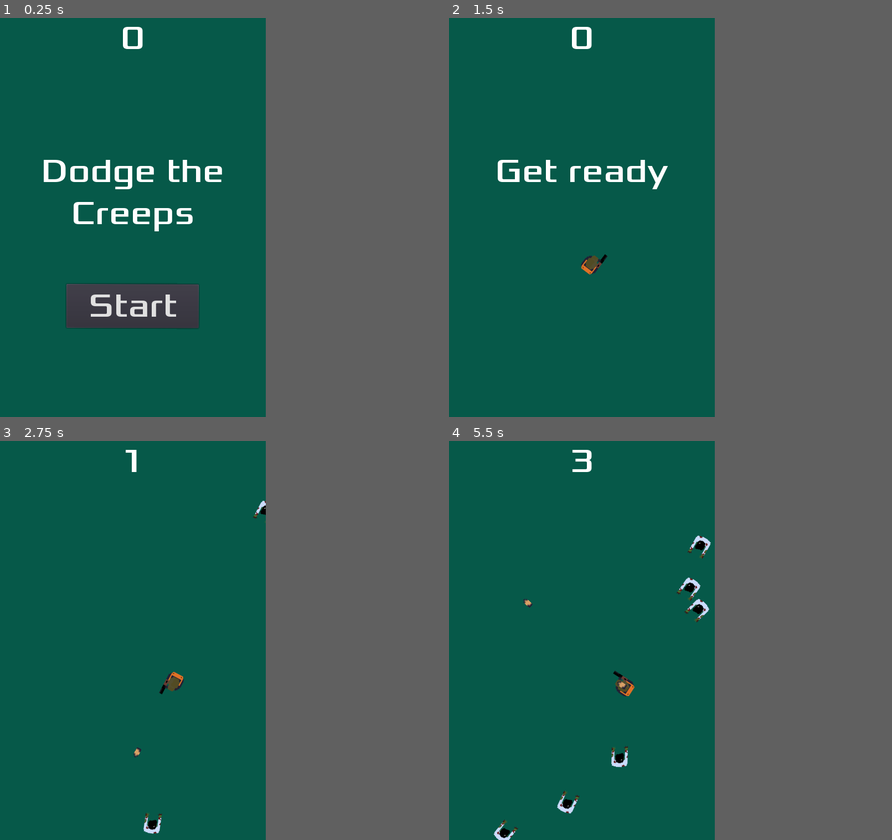
Above: before the commit, frames 1-4 (two rows, left to right).
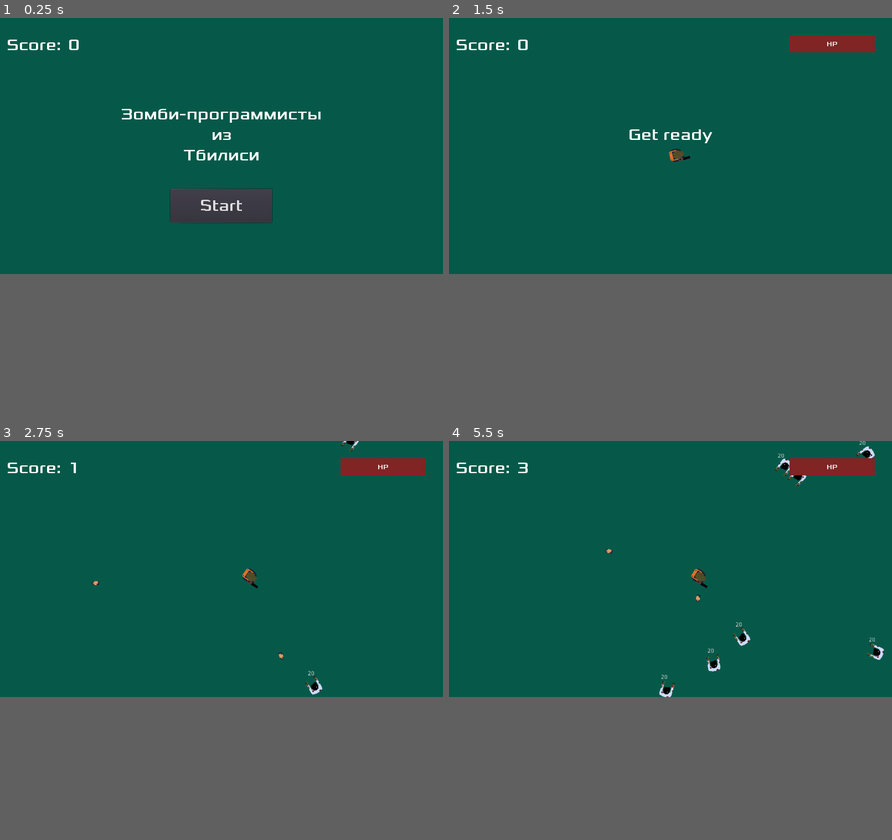
Above: after the commit, the same moments.

Repository: redisotschek/GL-TbilisiZombies
Game: Godot game, scene res://Main.tscn
Two runs of this game, one before a commit and one after it. Both use one fixed random seed, a clock stepped at 60 frames per second and the inputs below.
Inputs (mouse positions are in pixels of both pictures, inside the frame that each line leads up to):
- Up to frame 1 (0.25 s): no input
- Up to frame 2 (1.5 s): click "Start" at 0.5 s; tap Enter at 1.25 s; move the mouse to (639, 197) at 1.27 s; hold D (move_right) from 1.28 s (still down); click (639, 197) at 1.42 s
- Up to frame 3 (2.75 s): release D (move_right) at 2 s; drag from (79, 660) to (168, 688) at 2.02 s
- Up to frame 4 (5.5 s): move the mouse to (608, 552) at 2.77 s; hold D (move_right) 2.78-3.5 s; click (608, 552) at 2.92 s; drag from (568, 720) to (502, 580) at 3.52 s; move the mouse to (661, 700) at 4.27 s; hold A (move_left) 4.28-5 s; click (661, 700) at 4.42 s; drag from (502, 580) to (617, 684) at 5.02 s
In our replay, the window is 480x720 before the commit and 800x462 after it. These sizes can differ from the game's own. Grey fills any space a smaller window leaves; there, only what the larger window draws over its background counts as a difference.

The runs differ from the first frame. In frame 1, 7.7% of the frame differs, in the area x 1-73%, y 2-78%; in frame 2, 2.4%; in frame 3, 1.7%; in frame 4, 2.8%.

Commit message:
add hp bar, add mobile joystick WIP

Diff:
--- a/Bullet.gd
+++ b/Bullet.gd
@@ -1,4 +1,6 @@
 extends Node2D
+
+var damage = 10.0
 
 func _ready():
 	hide()
--- a/HUD.gd
+++ b/HUD.gd
@@ -11,9 +11,9 @@
 	$MessageTimer.start()
 
 func show_game_over():
-	show_message("Game Over")
+	show_message("Лох")
 	yield($MessageTimer, "timeout")
-	$MessageLabel.text = "Dodge the Creeps"
+	$MessageLabel.text = "Зомби-программисты из Тбилиси"
 	$MessageLabel.show()
 	yield(get_tree().create_timer(1.0), "timeout")
 	$Button.show()
--- a/HUD.tscn
+++ b/HUD.tscn
@@ -1,10 +1,16 @@
-[gd_scene load_steps=4 format=2]
+[gd_scene load_steps=7 format=2]
 
 [ext_resource path="res://fonts/xolonium-regular.ttf" type="DynamicFontData" id=1]
 [ext_resource path="res://HUD.gd" type="Script" id=2]
+[ext_resource path="res://myTheme.tres" type="Theme" id=3]
+[ext_resource path="res://HealthBar.gd" type="Script" id=4]
 
 [sub_resource type="DynamicFont" id=1]
-size = 60
+size = 38
+font_data = ExtResource( 1 )
+
+[sub_resource type="DynamicFont" id=2]
+size = 38
 font_data = ExtResource( 1 )
 
 [node name="HUD" type="CanvasLayer"]
@@ -13,12 +19,12 @@
 [node name="ScoreLabel" type="Label" parent="."]
 anchor_left = 0.5
 anchor_right = 0.5
-margin_left = -240.0
-margin_right = 240.0
-margin_bottom = 73.0
+margin_left = -360.0
+margin_top = 40.0
+margin_right = -200.0
+margin_bottom = 87.0
 custom_fonts/font = SubResource( 1 )
 text = "0"
-align = 1
 
 [node name="MessageLabel" type="Label" parent="."]
 anchor_left = 0.5
@@ -26,13 +32,16 @@
 anchor_right = 0.5
 anchor_bottom = 0.5
 margin_left = -240.0
-margin_top = -120.0
+margin_top = -139.904
 margin_right = 240.0
-margin_bottom = 29.0001
+margin_bottom = 85.0963
 rect_rotation = -0.0114986
 custom_fonts/font = SubResource( 1 )
-text = "Dodge the Creeps"
+text = "Зомби-программисты
+из
+Тбилиси"
 align = 1
+valign = 1
 autowrap = true
 
 [node name="Button" type="Button" parent="."]
@@ -41,9 +50,9 @@
 anchor_right = 0.5
 anchor_bottom = 0.5
 margin_left = -120.0
-margin_top = 120.0
+margin_top = 100.096
 margin_right = 119.0
-margin_bottom = 199.0
+margin_bottom = 179.096
 rect_rotation = 0.143861
 custom_fonts/font = SubResource( 1 )
 text = "Start"
@@ -55,5 +64,32 @@
 wait_time = 2.0
 one_shot = true
 
+[node name="ScoreTitle" type="Label" parent="."]
+margin_top = 40.0
+margin_right = 160.0
+margin_bottom = 87.0
+custom_fonts/font = SubResource( 2 )
+text = "Score:"
+align = 1
+
+[node name="HealthBar" type="ProgressBar" parent="."]
+margin_left = 800.0
+margin_top = 40.0
+margin_right = 1000.0
+margin_bottom = 80.0
+theme = ExtResource( 3 )
+step = 1.0
+value = 100.0
+percent_visible = false
+script = ExtResource( 4 )
+
+[node name="Label" type="Label" parent="HealthBar"]
+margin_right = 200.0
+margin_bottom = 40.0
+theme = ExtResource( 3 )
+text = "HP"
+align = 1
+valign = 1
+
 [connection signal="pressed" from="Button" to="." method="_on_Button_pressed"]
 [connection signal="timeout" from="MessageTimer" to="." method="_on_MessageTimer_timeout"]
--- /dev/null
+++ b/HUD/HealthBar/new_styleboxflat.tres
@@ -0,0 +1,4 @@
+[gd_resource type="StyleBoxFlat" format=2]
+
+[resource]
+bg_color = Color( 0.501961, 0.141176, 0.141176, 1 )
--- /dev/null
+++ b/HUD/MobileJoystick.gd
@@ -0,0 +1,28 @@
+extends CanvasLayer
+
+var control_radius = 75
+
+signal use_move_vector
+var move_vector = Vector2.ZERO
+var joystick_active = false
+
+func _input(event):
+	if event is InputEventScreenTouch or event is InputEventScreenDrag:
+		if $TouchScreenButton.is_pressed():
+			move_vector = calculate_move_vector(event.position)
+			joystick_active = true
+			$InnerCircle.position = event.position
+			$InnerCircle.visible = true
+
+	if event is InputEventScreenTouch:
+		if event.pressed == false:
+			joystick_active = false
+			$InnerCircle.visible = false
+
+func _physics_process(_delta):
+	if joystick_active:
+		emit_signal("use_move_vector", move_vector)
+
+func calculate_move_vector(event_pos):
+	var texture_center = $TouchScreenButton.position + Vector2(control_radius, control_radius)
+	return (event_pos - texture_center).normalized()
--- /dev/null
+++ b/HUD/MobileJoystick.tscn
@@ -0,0 +1,20 @@
+[gd_scene load_steps=5 format=2]
+
+[ext_resource path="res://HUD/control-joystick.png" type="Texture" id=1]
+[ext_resource path="res://HUD/MobileJoystick.gd" type="Script" id=2]
+[ext_resource path="res://HUD/control-joystick-inner.png" type="Texture" id=3]
+
+[sub_resource type="CircleShape2D" id=1]
+radius = 80.0
+
+[node name="MobileJoystick" type="CanvasLayer"]
+script = ExtResource( 2 )
+
+[node name="TouchScreenButton" type="TouchScreenButton" parent="."]
+position = Vector2( 40, 400 )
+normal = ExtResource( 1 )
+shape = SubResource( 1 )
+
+[node name="InnerCircle" type="Sprite" parent="."]
+position = Vector2( 120, 440 )
+texture = ExtResource( 3 )
--- /dev/null
+++ b/HealthBar.gd
@@ -0,0 +1,11 @@
+extends ProgressBar
+
+var hp = 0
+
+func set_hp(value):
+	hp = value
+	self.value = value
+
+func deplete(value):
+	hp -= value
+	self.value -= value
--- a/Main.gd
+++ b/Main.gd
@@ -1,6 +1,7 @@
 extends Node
 
 export (PackedScene) var mob_scene
+export (PackedScene) var mega_mob_scene
 export (PackedScene) var bullet_scene
 
 var Player: Object = null
@@ -8,13 +9,22 @@
 var is_recoil = true
 var bullet_speed = 600.0
 
+var default_hp = 100
+
+var Health_Bar: Object = null
+
 func _ready():
 	randomize()
 	Player = $Player
+	Health_Bar = $HUD/HealthBar
+	Health_Bar.hide()
 
 func new_game():
 	score = 0
 	$HUD.update_score(score)
+
+	Health_Bar.set_value(default_hp)
+	Health_Bar.show()
 
 	get_tree().call_group("mobs", "queue_free")
 	$Player.start($StartPosition.position)
@@ -27,9 +37,19 @@
 	$MobTimer.start()
 	is_recoil = false
 
+func take_damage(damage):
+	Health_Bar.deplete(damage)
+	if Health_Bar.value <= 0:
+		Player.die()
+		game_over()
+
 func game_over():
+	is_recoil = true
+	$FireTimer.stop()
 	$ScoreTimer.stop()
 	$MobTimer.stop()
+	$FireTimer.stop()
+	$MegaMobTimer.stop()
 	$HUD.show_game_over()
 	$Music.stop()
 	$DeathSound.play()
@@ -66,3 +86,12 @@
 
 func _on_FireTimer_timeout():
 	is_recoil = false
+
+
+func _on_MegaMobTimer_timeout():
+	var mob_spawn_location = $MobPath/MobSpawnLocation
+	mob_spawn_location.unit_offset = randf()
+
+	var mega_mob = mega_mob_scene.instance()
+	add_child(mega_mob)
+	mega_mob.position = mob_spawn_location.position
--- a/Main.tscn
+++ b/Main.tscn
@@ -8,15 +8,17 @@
 [ext_resource path="res://art/game-over.wav" type="AudioStream" id=6]
 [ext_resource path="res://Bullet.tscn" type="PackedScene" id=7]
 [ext_resource path="res://art/gunshot.mp3" type="AudioStream" id=8]
+[ext_resource path="res://MegaMob.tscn" type="PackedScene" id=9]
 
 [sub_resource type="Curve2D" id=1]
 _data = {
-"points": PoolVector2Array( 0, 0, 0, 0, 0, 0, 0, 0, 0, 0, 480, 0, 0, 0, 0, 0, 480, 720, 0, 0, 0, 0, 0, 720, 0, 0, 0, 0, 0, 0 )
+"points": PoolVector2Array( 0, 0, 0, 0, 0, 0, 0, 0, 0, 0, 1040, 0, 0, 0, 0, 0, 1040, 320, 0, 0, 0, 0, 1040, 320, 0, 0, 0, 0, 1040, 600, 0, 0, 0, 0, 0, 600, 0, 0, 0, 0, 0, 0 )
 }
 
 [node name="Main" type="Node"]
 script = ExtResource( 1 )
 mob_scene = ExtResource( 2 )
+mega_mob_scene = ExtResource( 9 )
 bullet_scene = ExtResource( 7 )
 
 [node name="ColorRect" type="ColorRect" parent="."]
@@ -29,13 +31,13 @@
 
 [node name="MobSpawnLocation" type="PathFollow2D" parent="MobPath"]
 
-[node name="MobTimer" type="Timer" parent="."]
-wait_time = 0.5
+[node name="HUD" parent="." instance=ExtResource( 4 )]
 
 [node name="Player" parent="." instance=ExtResource( 3 )]
 position = Vector2( -40, 40 )
 
-[node name="HUD" parent="." instance=ExtResource( 4 )]
+[node name="MobTimer" type="Timer" parent="."]
+wait_time = 0.5
 
 [node name="ScoreTimer" type="Timer" parent="."]
 
@@ -43,7 +45,7 @@
 one_shot = true
 
 [node name="StartPosition" type="Position2D" parent="."]
-position = Vector2( 240, 440 )
+position = Vector2( 520, 320 )
 
 [node name="Music" type="AudioStreamPlayer" parent="."]
 stream = ExtResource( 5 )
@@ -56,12 +58,17 @@
 volume_db = 3.0
 
 [node name="FireTimer" type="Timer" parent="."]
-wait_time = 0.4
+wait_time = 0.3
 
-[connection signal="timeout" from="MobTimer" to="." method="_on_MobTimer_timeout"]
-[connection signal="hit" from="Player" to="." method="game_over"]
-[connection signal="shoot" from="Player" to="." method="shoot"]
+[node name="MegaMobTimer" type="Timer" parent="."]
+wait_time = 7.0
+one_shot = true
+autostart = true
+
 [connection signal="start_game" from="HUD" to="." method="new_game"]
 [connection signal="start_game" from="HUD" to="." method="_on_HUD_start_game"]
+[connection signal="hit" from="Player" to="." method="take_damage"]
+[connection signal="shoot" from="Player" to="." method="shoot"]
+[connection signal="timeout" from="MobTimer" to="." method="_on_MobTimer_timeout"]
 [connection signal="timeout" from="ScoreTimer" to="." method="_on_ScoreTimer_timeout"]
 [connection signal="timeout" from="FireTimer" to="." method="_on_FireTimer_timeout"]
--- /dev/null
+++ b/MegaMob.gd
@@ -0,0 +1,23 @@
+extends RigidBody2D
+
+
+var speed = 120.0
+var player: Object
+
+# Called when the node enters the scene tree for the first time.
+func _ready():
+	var player_node = NodePath(@"/root/Main/Player:position")
+	player = get_node(player_node)
+
+func _process(delta):
+	if player.position.distance_to(self.position) > 1:
+		var direction = (player.position - self.position).normalized()
+		turn(player)
+		position += direction * speed * delta
+
+
+func turn(target):
+	var global_pos = global_transform.origin
+	var player_pos = target.global_transform.origin
+	var _rotation = player_pos - global_pos
+	rotation = _rotation.angle()
--- /dev/null
+++ b/MegaMob.tscn
@@ -0,0 +1,20 @@
+[gd_scene load_steps=4 format=2]
+
+[ext_resource path="res://art/zombie-big.png" type="Texture" id=1]
+[ext_resource path="res://MegaMob.gd" type="Script" id=2]
+
+[sub_resource type="CircleShape2D" id=1]
+radius = 64.0
+
+[node name="MegaMob" type="RigidBody2D" groups=["mobs"]]
+contacts_reported = 100
+contact_monitor = true
+script = ExtResource( 2 )
+
+[node name="CollisionShape2D" type="CollisionShape2D" parent="."]
+position = Vector2( 2, -1 )
+shape = SubResource( 1 )
+
+[node name="Sprite" type="Sprite" parent="." groups=["mobs"]]
+rotation = 1.5708
+texture = ExtResource( 1 )
--- a/Mob.gd
+++ b/Mob.gd
@@ -4,27 +4,37 @@
 
 var player
 var speed
+var hp: float = 20.0
 export var min_speed = 20.0
 export var max_speed = 50.0
+var damage = 10
 
 func _ready():
 	var player_node = NodePath(@"/root/Main/Player:position")
 	player = get_node(player_node)
 	speed = rand_range(min_speed, max_speed)
+	$HealthBar.get_node("HP").text = str(hp)
 #	$AnimatedSprite.play()
 #	var mob_types = $AnimatedSprite.frames.get_animation_names()
 #	$AnimatedSprite.animation = mob_types[randi() % mob_types.size()]
 
 func _process(delta):
-	var direction = (player.position - self.position).normalized()
-	turn(player)
-	position += direction * speed * delta
+	if player.position.distance_to(self.position) > 1:
+		var direction = (player.position - self.position).normalized()
+		turn(player)
+		position += direction * speed * delta
 
 func turn(target):
 	var global_pos = global_transform.origin
 	var player_pos = target.global_transform.origin
 	var _rotation = player_pos - global_pos
-	rotation = _rotation.angle()
+	$Sprite.rotation = _rotation.angle() + PI / 2
+
+func take_damage(damage):
+	hp -= damage
+	$HealthBar.get_node("HP").text = str(hp)
+	if hp <= 0:
+		die()
 
 func _on_VisibilityNotifier2D_screen_exited():
 	die()
@@ -34,7 +44,18 @@
 	queue_free()
 
 
-
 func _on_Mob_body_entered(body):
 	if body.is_in_group("ammo"):
-		die()
+		take_damage(body.damage)
+
+
+func _on_Mob_mouse_entered():
+	pass
+	print("hello")
+	$HealthBar.show()
+
+
+func _on_Mob_mouse_exited():
+	pass
+	print("bye")
+	$HealthBar.hide()
--- a/Mob.tscn
+++ b/Mob.tscn
@@ -4,7 +4,7 @@
 [ext_resource path="res://Mob.gd" type="Script" id=7]
 
 [sub_resource type="CapsuleShape2D" id=2]
-radius = 23.9951
+radius = 21.0
 height = 0.0
 
 [node name="Mob" type="RigidBody2D" groups=["mobs"]]
@@ -15,16 +15,26 @@
 script = ExtResource( 7 )
 
 [node name="VisibilityNotifier2D" type="VisibilityNotifier2D" parent="."]
-position = Vector2( -0.500002, -1.60933e-06 )
-scale = Vector2( 0.49, 0.6 )
+position = Vector2( -1.42109e-14, 2 )
+scale = Vector2( 0.39, 0.5125 )
 rect = Rect2( -50, -40, 100, 80 )
 
 [node name="CollisionShape2D" type="CollisionShape2D" parent="."]
+position = Vector2( 0, 2 )
 shape = SubResource( 2 )
 
 [node name="Sprite" type="Sprite" parent="."]
-rotation = 1.5708
 texture = ExtResource( 1 )
 
+[node name="HealthBar" type="Node2D" parent="."]
+
+[node name="HP" type="Label" parent="HealthBar"]
+margin_left = -15.0
+margin_top = -34.0
+margin_right = 15.0
+margin_bottom = -20.0
+
 [connection signal="body_entered" from="." to="." method="_on_Mob_body_entered"]
+[connection signal="mouse_entered" from="." to="." method="_on_Mob_mouse_entered"]
+[connection signal="mouse_exited" from="." to="." method="_on_Mob_mouse_exited"]
 [connection signal="screen_exited" from="VisibilityNotifier2D" to="." method="_on_VisibilityNotifier2D_screen_exited"]
--- a/Player.gd
+++ b/Player.gd
@@ -2,7 +2,9 @@
 
 signal hit
 signal shoot
+var direction = Vector2.ZERO
 var _smoother_mouse_position: Vector2
+onready var sprite = get_node("Sprite")
 
 export var speed = 100.0
 var screen_size = Vector2.ZERO
@@ -12,10 +14,10 @@
 	hide()
 
 func _process(delta):
+	direction = Vector2.ZERO
 	_smoother_mouse_position = lerp(_smoother_mouse_position, get_global_mouse_position(), 1.0)
-	look_at(_smoother_mouse_position)
-	rotation += PI / 2
-	var direction = Vector2.ZERO
+	sprite.look_at(_smoother_mouse_position)
+	sprite.rotation += PI / 2
 	if Input.is_mouse_button_pressed(1):
 		emit_signal("shoot")
 	if Input.is_action_pressed("move_right"):
@@ -35,6 +37,9 @@
 	position.y = clamp(position.y,0, screen_size.y)
 
 
+func die():
+	hide()
+	$CollisionShape2D.set_deferred("disabled", true)
 
 func start(new_position):
 	position = new_position
@@ -42,8 +47,9 @@
 	$CollisionShape2D.disabled = false
 
 func _on_Player_body_entered(body):
-	pass
-#	if body.is_in_group("mobs"):
-#		hide()
-#		$CollisionShape2D.set_deferred("disabled", true)
-#		emit_signal("hit")
+	if body.is_in_group("mobs"):
+		emit_signal("hit", body.damage)
+
+
+func _on_MobileJoystick_use_move_vector(move_vector):
+	direction = move_vector
--- a/Player.tscn
+++ b/Player.tscn
@@ -1,6 +1,7 @@
-[gd_scene load_steps=4 format=2]
+[gd_scene load_steps=5 format=2]
 
 [ext_resource path="res://art/survivor-mini.png" type="Texture" id=1]
+[ext_resource path="res://HUD/MobileJoystick.tscn" type="PackedScene" id=2]
 [ext_resource path="res://Player.gd" type="Script" id=5]
 
 [sub_resource type="CapsuleShape2D" id=2]
@@ -8,6 +9,7 @@
 height = 0.0
 
 [node name="Player" type="Area2D"]
+position = Vector2( 1, 0 )
 script = ExtResource( 5 )
 
 [node name="CollisionShape2D" type="CollisionShape2D" parent="."]
@@ -17,4 +19,8 @@
 [node name="Sprite" type="Sprite" parent="."]
 texture = ExtResource( 1 )
 
+[node name="MobileJoystick" parent="." instance=ExtResource( 2 )]
+visible = false
+
 [connection signal="body_entered" from="." to="." method="_on_Player_body_entered"]
+[connection signal="use_move_vector" from="MobileJoystick" to="." method="_on_MobileJoystick_use_move_vector"]
--- /dev/null
+++ b/myTheme.tres
@@ -0,0 +1,15 @@
+[gd_resource type="Theme" load_steps=5 format=2]
+
+[ext_resource path="res://HUD/HealthBar/new_styleboxflat.tres" type="StyleBox" id=1]
+[ext_resource path="res://fonts/xolonium-regular.ttf" type="DynamicFontData" id=2]
+
+[sub_resource type="BitmapFont" id=1]
+
+[sub_resource type="DynamicFont" id=2]
+font_data = ExtResource( 2 )
+
+[resource]
+default_font = SubResource( 2 )
+ProgressBar/fonts/font = SubResource( 1 )
+ProgressBar/styles/bg = null
+ProgressBar/styles/fg = ExtResource( 1 )
--- a/project.godot
+++ b/project.godot
@@ -19,11 +19,10 @@
 
 [display]
 
-window/size/width=480
-window/size/height=720
+window/size/width=1040
 mouse_cursor/custom_image="res://art/crosshair.png"
 window/stretch/mode="2d"
-window/stretch/aspect="keep"
+window/stretch/aspect="expand"
 
 [input]
 
@@ -53,6 +52,10 @@
  ]
 }
 
+[input_devices]
+
+pointing/emulate_touch_from_mouse=true
+
 [physics]
 
 common/enable_pause_aware_picking=true
Binary file added: HUD/control-joystick-inner.png
Not shown, added: HUD/control-joystick-inner.png.import
Binary file added: HUD/control-joystick.png
Not shown, added: HUD/control-joystick.png.import
Not shown: 1 places in Main.tscn that only renumber resources
Binary file added: art/zombie-big.png
Not shown, added: art/zombie-big.png.import
Not shown, changed: export_presets.cfg
Not shown, added: Linux/KillThemAll.pck
Not shown, added: Linux/KillThemAll.x86_64
Not shown, added: Linux/KillThemAll.zip
Not shown, added: Windows/KillThemAll.exe
(and 2 more such lines)
